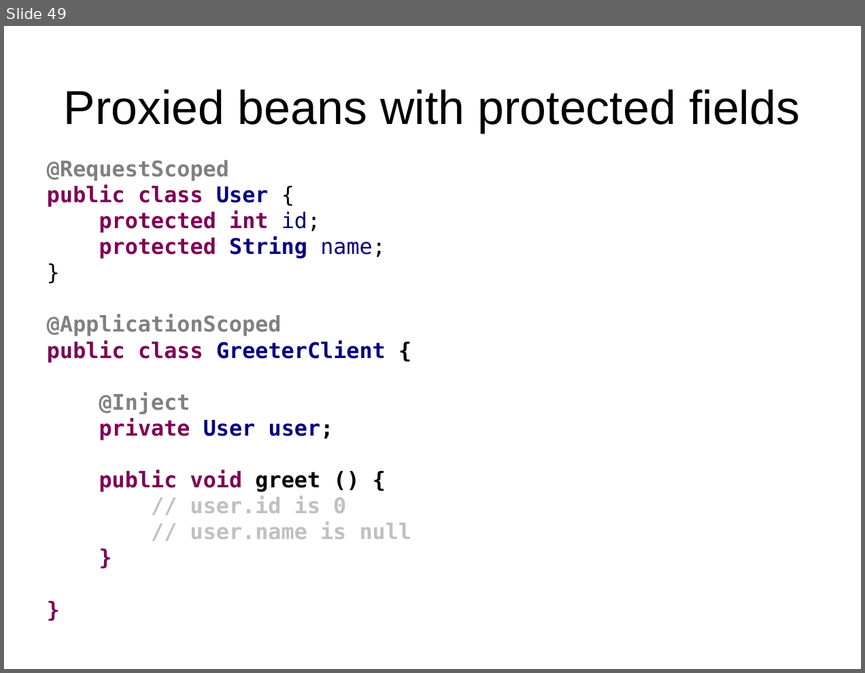
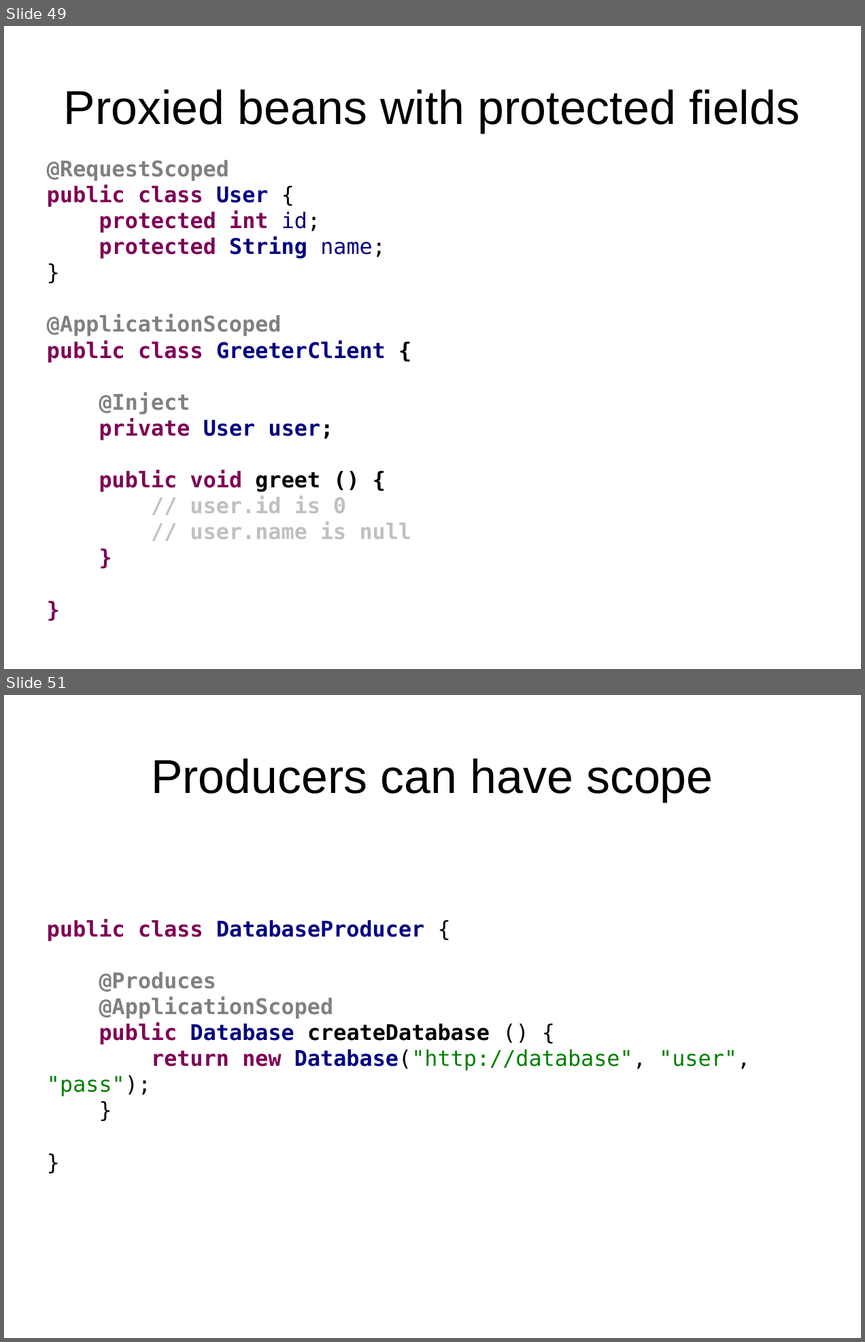
Before and after one commit to FrigoCoder/CDI, a slide deck: CDI.odp. Shown one above the other, each under a label of ours: slide 49 before the commit, slides 49 and 51 after it; the slides between them are not shown. The pictures are 865x673 and 865x1342 pixels, drawn with LibreOffice and Linux fonts; fonts in the diff are those of the drawing. Boxes give left, top, right and bottom in pixels: in the first picture for what was removed or moved away, otherwise in the second. Text is boxed around its words. In the diff, an @@ line names an element or a change of style, - is before the commit and + after.

Commit message:
Producers and events.

```diff
--- a/CDI.odp
+++ b/CDI.odp
@@ slide 51 added at (4, 695, 861, 1338), background #FFFFFF @@
@@ title added at (151, 758, 713, 802), 44 pt, text #000000 @@
+Producers can have scope
@@ text added at (47, 919, 750, 1096), 20 pt, text #000080, bold @@
+public class DatabaseProducer {
+@Produces
+@ApplicationScoped
+public Database createDatabase () {
+return new Database("http://database", "user", "pass");
+}
+}
```
Also in this commit, not shown: 9 other slides added, 10 other files.
